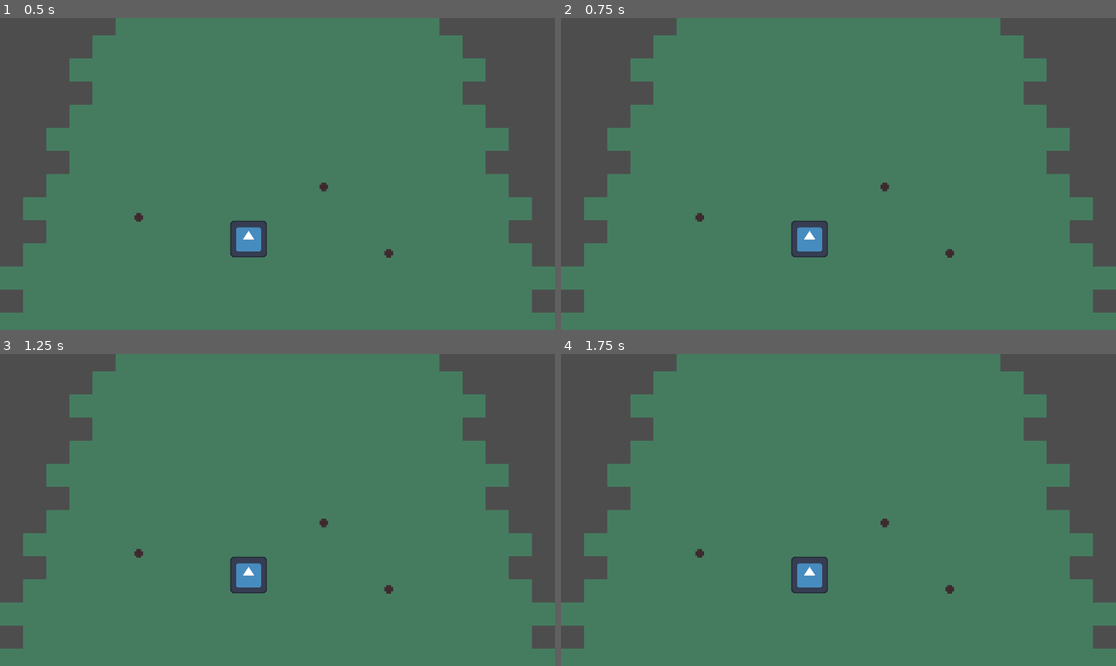
Above: before the commit, frames 1-4 (two rows, left to right).
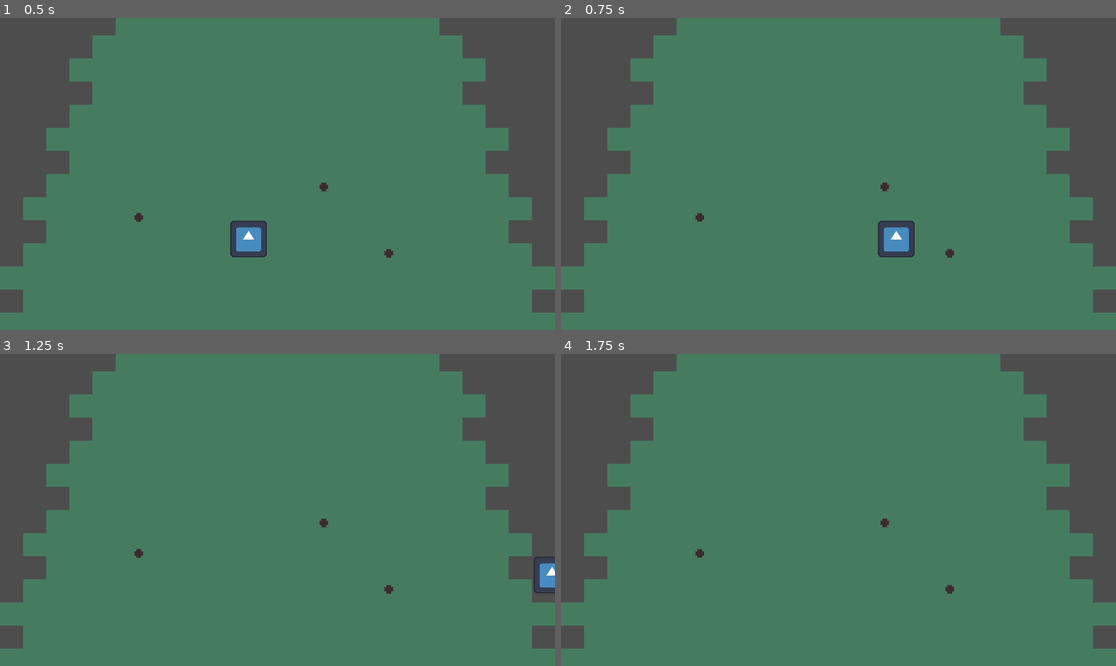
Above: after the commit, the same moments.

Repository: Gnome-Motel/JameGam2024
Game: Godot game, scene res://Scenes/main.tscn
Same seed, same stepped clock (60 frames per second), same inputs: the game is played once before the commit and once after it. The engine's default icon, where the game draws it, is replaced by a stand-in: a white triangle on a blue panel in a dark square.
Inputs:
- Up to frame 1 (0.5 s): no input
- Up to frame 2 (0.75 s): tap Enter (ui_accept) at 0.5 s; hold Right (ui_right) from 0.53 s (still down)
- Up to frame 3 (1.25 s): keep holding Right (ui_right); tap Enter (ui_accept) at 0.77 s
- Up to frame 4 (1.75 s): keep holding Right (ui_right); tap Enter (ui_accept) at 1.52 s

Frame 1 is identical in both runs. In frame 2, 1.6% of the frame differs, in the area x 41-64%, y 65-77%; in frame 3, 1.0%; in frame 4, 0.8%.

Commit message:
modified peg

Diff:
--- a/Scenes/Peg.tscn
+++ b/Scenes/Peg.tscn
@@ -1,11 +1,13 @@
-[gd_scene load_steps=3 format=3 uid="uid://cve5amftquiod"]
+[gd_scene load_steps=4 format=3 uid="uid://cve5amftquiod"]
 
-[ext_resource type="Texture2D" uid="uid://bc08rxxgw88h2" path="res://Assets/Tree and peg.png" id="1_n6a4n"]
+[ext_resource type="Texture2D" uid="uid://b0h65453t1dvv" path="res://Assets/Tree and peg.png" id="1_n6a4n"]
+[ext_resource type="Script" path="res://Scripts/peg.gd" id="1_wht7o"]
 
 [sub_resource type="CircleShape2D" id="CircleShape2D_7kslu"]
 
 [node name="Peg" type="StaticBody2D"]
 scale = Vector2(1.5, 1.5)
+collision_layer = 4
 
 [node name="Sprite2D" type="Sprite2D" parent="."]
 scale = Vector2(1.052, 1)
@@ -15,3 +17,15 @@
 
 [node name="CollisionShape2D" type="CollisionShape2D" parent="."]
 shape = SubResource("CircleShape2D_7kslu")
+
+[node name="PinJoint2D" type="PinJoint2D" parent="."]
+
+[node name="Area2D" type="Area2D" parent="."]
+collision_layer = 2
+script = ExtResource("1_wht7o")
+
+[node name="CollisionShape2D2" type="CollisionShape2D" parent="Area2D"]
+shape = SubResource("CircleShape2D_7kslu")
+
+[connection signal="body_entered" from="Area2D" to="Area2D" method="_on_body_entered"]
+[connection signal="body_exited" from="Area2D" to="Area2D" method="_on_body_exited"]
--- a/Scenes/Temp_Player.tscn
+++ b/Scenes/Temp_Player.tscn
@@ -1,5 +1,6 @@
-[gd_scene load_steps=3 format=3 uid="uid://hxb4b32ufe2u"]
+[gd_scene load_steps=4 format=3 uid="uid://hxb4b32ufe2u"]
 
+[ext_resource type="Script" path="res://Scripts/character_body_2d.gd" id="1_8hwav"]
 [ext_resource type="Texture2D" uid="uid://60ve8nkgip4g" path="res://icon.svg" id="2_pqxp4"]
 
 [sub_resource type="RectangleShape2D" id="RectangleShape2D_hfpf6"]
@@ -8,6 +9,9 @@
 [node name="Node2D" type="CharacterBody2D"]
 visibility_layer = 2
 scale = Vector2(0.1, 0.1)
+collision_layer = 3
+collision_mask = 2
+script = ExtResource("1_8hwav")
 
 [node name="Sprite2D" type="Sprite2D" parent="."]
 scale = Vector2(2, 2)
--- /dev/null
+++ b/Scenes/player.tscn
@@ -0,0 +1,3 @@
+[gd_scene format=3 uid="uid://5p8pqksxatwv"]
+
+[node name="Player" type="Node2D"]
--- a/Scenes/player_object.tscn
+++ b/Scenes/player_object.tscn
@@ -1,8 +1,8 @@
 [gd_scene load_steps=5 format=3 uid="uid://b8njd1q80v1xo"]
 
-[ext_resource type="Script" path="res://Scenes/player_movement.gd" id="1_ixo0q"]
-[ext_resource type="Texture2D" uid="uid://bymv0woe5sikf" path="res://Assets/player_sprite.tres" id="2_jaa66"]
-[ext_resource type="Texture2D" uid="uid://c8u7ggxt8mkrr" path="res://Assets/cane.tres" id="3_g0mnd"]
+[ext_resource type="Script" path="res://Scripts/player_movement.gd" id="1_ixo0q"]
+[ext_resource type="Texture2D" path="res://Assets/player_sprite.tres" id="2_jaa66"]
+[ext_resource type="Texture2D" path="res://Assets/cane.tres" id="3_g0mnd"]
 
 [sub_resource type="CircleShape2D" id="CircleShape2D_sg3gy"]
 
--- /dev/null
+++ b/Scripts/peg.gd
@@ -0,0 +1,13 @@
+extends Area2D
+
+@export var nearby = false
+
+
+
+func _on_body_entered(body):
+	nearby = true
+
+
+
+func _on_body_exited(body):
+	nearby = false
--- a/project.godot
+++ b/project.godot
@@ -12,14 +12,14 @@
 
 config/name="Jame Gam 2024"
 run/main_scene="res://Scenes/main.tscn"
-config/features=PackedStringArray("4.2", "Forward Plus")
+config/features=PackedStringArray("4.3", "Forward Plus")
 config/icon="res://icon.svg"
 
 [input]
 
 left={
 "deadzone": 0.5,
-"events": [Object(InputEventKey,"resource_local_to_scene":fa …(174 unchanged characters)… ode":4194319,"key_label":0,"unicode":0,"echo":false,"script":null)
+"events": [Object(InputEventKey,"resource_local_to_scene":fa …(174 unchanged characters)… ode":4194319,"key_label":0,"unicode":0,"location":0,"echo":false,"script":null)
 ]
 }
 right={
Binary file added: Assets/Tree and peg.png
Not shown, added: Assets/Tree and peg.png.import
Not shown: 1 places in Scenes/main.tscn that only renumber resources
Not shown: 1 places in Scenes/testing.tscn that only renumber resources
Renamed: Scenes/player_movement.gd -> Scripts/player_movement.gd
